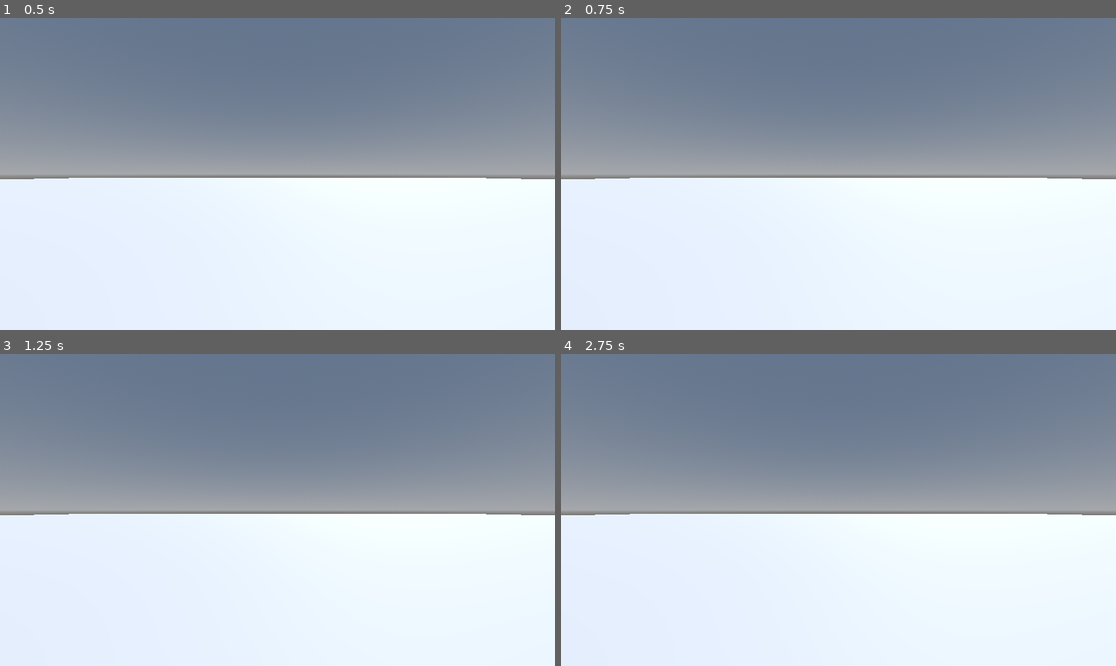
Above: before the commit, frames 1-4 (two rows, left to right).
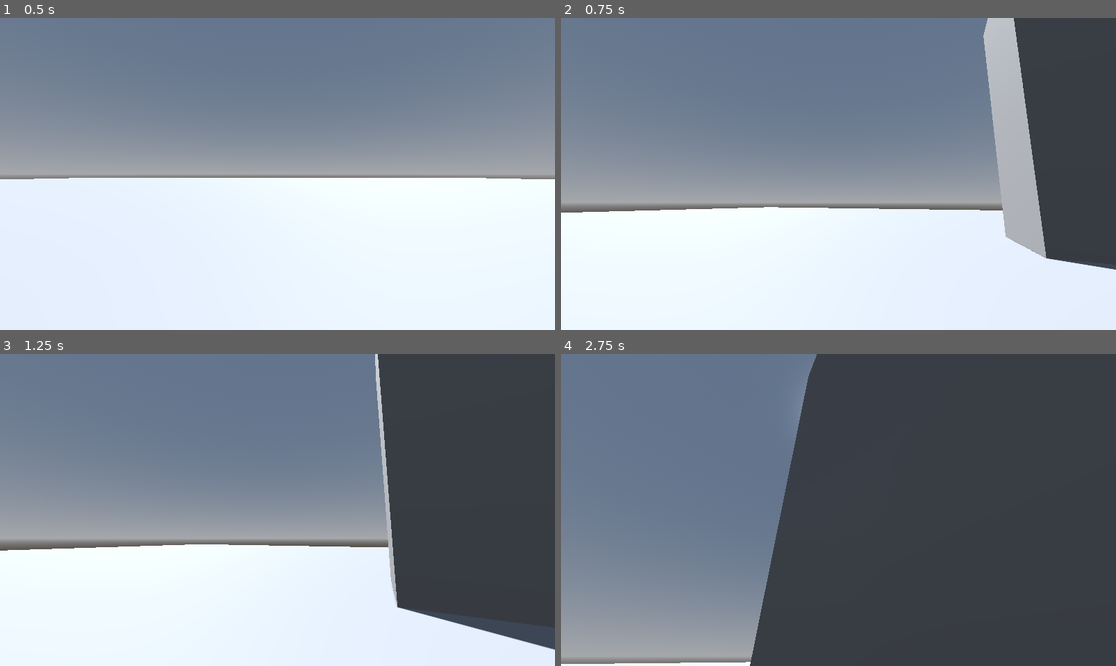
Above: after the commit, the same moments.

Repository: ogilliland/godot-asynchronous-reprojection
Game: Godot game, scene res://scenes/game.tscn
Two runs of this game, one before a commit and one after it. Both use one fixed random seed, a clock stepped at 60 frames per second and the inputs below.
Inputs (mouse positions are in pixels of both pictures, inside the frame that each line leads up to):
- Up to frame 1 (0.5 s): no input
- Up to frame 2 (0.75 s): tap Enter at 0.5 s; move the mouse to (960, 158) at 0.52 s; hold Right (move_right, bound only after the commit) from 0.53 s (still down); tap Space (jump, bound only after the commit) at 0.6 s
- Up to frame 3 (1.25 s): keep holding Right (move_right, bound only after the commit); tap Space (jump, bound only after the commit) at 0.77, 1.07 s
- Up to frame 4 (2.75 s): move the mouse to (727, 525) at 1.27 s; release Right (move_right, bound only after the commit) at 1.28 s; hold Down (move_back, bound only after the commit) 1.28-2.03 s; tap Space (jump, bound only after the commit) at 1.35, 1.52, 1.82, 2.1 s; move the mouse to (894, 441) at 2.02 s; hold Right (move_right, bound only after the commit) from 2.03 s (still down)

Frame 1 is identical in both runs. In frame 2, 27% of the frame differs, in the area x 0-100%, y 0-81%; in frame 3, 36%; in frame 4, 85%, in the area x 0-100%, y 0-100%.

Commit message:
Add first-person character controller

Diff:
--- a/project.godot
+++ b/project.godot
@@ -14,3 +14,35 @@
 run/main_scene="res://scenes/game.tscn"
 config/features=PackedStringArray("4.0", "Forward Plus")
 config/icon="res://icon.svg"
+
+[input]
+
+move_forward={
+"deadzone": 0.5,
+"events": [Object(InputEventKey,"resource_local_to_scene":false,"resource_name":"","device":0,"window_id":0,"alt_pressed":false,"shift_pressed":false,"ctrl_pressed":false,"meta_pressed":false,"pressed":false,"keycode":4194320,"physical_keycode":0,"unicode":0,"echo":false,"script":null)
+, Object(InputEventKey,"resource_local_to_scene":false,"resource_name":"","device":0,"window_id":0,"alt_pressed":false,"shift_pressed":false,"ctrl_pressed":false,"meta_pressed":false,"pressed":false,"keycode":87,"physical_keycode":0,"unicode":0,"echo":false,"script":null)
+]
+}
+move_back={
+"deadzone": 0.5,
+"events": [Object(InputEventKey,"resource_local_to_scene":false,"resource_name":"","device":0,"window_id":0,"alt_pressed":false,"shift_pressed":false,"ctrl_pressed":false,"meta_pressed":false,"pressed":false,"keycode":4194322,"physical_keycode":0,"unicode":0,"echo":false,"script":null)
+, Object(InputEventKey,"resource_local_to_scene":false,"resource_name":"","device":0,"window_id":0,"alt_pressed":false,"shift_pressed":false,"ctrl_pressed":false,"meta_pressed":false,"pressed":false,"keycode":83,"physical_keycode":0,"unicode":0,"echo":false,"script":null)
+]
+}
+move_left={
+"deadzone": 0.5,
+"events": [Object(InputEventKey,"resource_local_to_scene":false,"resource_name":"","device":0,"window_id":0,"alt_pressed":false,"shift_pressed":false,"ctrl_pressed":false,"meta_pressed":false,"pressed":false,"keycode":4194319,"physical_keycode":0,"unicode":0,"echo":false,"script":null)
+, Object(InputEventKey,"resource_local_to_scene":false,"resource_name":"","device":0,"window_id":0,"alt_pressed":false,"shift_pressed":false,"ctrl_pressed":false,"meta_pressed":false,"pressed":false,"keycode":65,"physical_keycode":0,"unicode":0,"echo":false,"script":null)
+]
+}
+move_right={
+"deadzone": 0.5,
+"events": [Object(InputEventKey,"resource_local_to_scene":false,"resource_name":"","device":0,"window_id":0,"alt_pressed":false,"shift_pressed":false,"ctrl_pressed":false,"meta_pressed":false,"pressed":false,"keycode":4194321,"physical_keycode":0,"unicode":0,"echo":false,"script":null)
+, Object(InputEventKey,"resource_local_to_scene":false,"resource_name":"","device":0,"window_id":0,"alt_pressed":false,"shift_pressed":false,"ctrl_pressed":false,"meta_pressed":false,"pressed":false,"keycode":68,"physical_keycode":0,"unicode":0,"echo":false,"script":null)
+]
+}
+jump={
+"deadzone": 0.5,
+"events": [Object(InputEventKey,"resource_local_to_scene":false,"resource_name":"","device":0,"window_id":0,"alt_pressed":false,"shift_pressed":false,"ctrl_pressed":false,"meta_pressed":false,"pressed":false,"keycode":32,"physical_keycode":0,"unicode":0,"echo":false,"script":null)
+]
+}
--- a/scenes/game.tscn
+++ b/scenes/game.tscn
@@ -16,6 +16,9 @@
 
 [sub_resource type="BoxMesh" id="BoxMesh_4cpch"]
 size = Vector3(100, 1, 100)
+
+[sub_resource type="BoxMesh" id="BoxMesh_n5ij8"]
+size = Vector3(4, 10, 4)
 
 [node name="Game" type="Node3D"]
 
@@ -38,3 +41,7 @@
 [node name="MeshInstance3D" type="MeshInstance3D" parent="Floor"]
 transform = Transform3D(1, 0, 0, 0, 1, 0, 0, 0, 1, 0, -0.5, 0)
 mesh = SubResource("BoxMesh_4cpch")
+
+[node name="Box" type="MeshInstance3D" parent="."]
+transform = Transform3D(1, 0, 0, 0, 1, 0, 0, 0, 1, 10, 5, 5)
+mesh = SubResource("BoxMesh_n5ij8")
--- a/scenes/player.tscn
+++ b/scenes/player.tscn
@@ -1,10 +1,13 @@
-[gd_scene load_steps=3 format=3 uid="uid://j11xbmpqg2iv"]
+[gd_scene load_steps=4 format=3 uid="uid://j11xbmpqg2iv"]
+
+[ext_resource type="Script" path="res://scripts/player.gd" id="1_3o5ee"]
 
 [sub_resource type="CapsuleShape3D" id="CapsuleShape3D_jar8a"]
 
 [sub_resource type="CapsuleMesh" id="CapsuleMesh_nyorw"]
 
 [node name="Player" type="CharacterBody3D"]
+script = ExtResource("1_3o5ee")
 
 [node name="CollisionShape3D" type="CollisionShape3D" parent="."]
 transform = Transform3D(1, 0, 0, 0, 1, 0, 0, 0, 1, 0, 1, 0)
@@ -14,5 +17,7 @@
 transform = Transform3D(1, 0, 0, 0, 1, 0, 0, 0, 1, 0, 1, 0)
 mesh = SubResource("CapsuleMesh_nyorw")
 
-[node name="Camera3D" type="Camera3D" parent="."]
+[node name="RotationHelper" type="Node3D" parent="."]
 transform = Transform3D(1, 0, 0, 0, 1, 0, 0, 0, 1, 0, 1, 0)
+
+[node name="Camera3D" type="Camera3D" parent="RotationHelper"]
--- /dev/null
+++ b/scripts/player.gd
@@ -0,0 +1,83 @@
+extends CharacterBody3D
+
+const ACCEL : int = 8
+const DEACCEL : int = 16
+const SPEED : float= 5.0
+const JUMP_VELOCITY : float = 4.5
+
+var vel := Vector3(0, 0, 0)
+var dir := Vector3(0, 0, 0)
+var mouse_sensitivity : float = 0.25
+
+# Get the gravity from the project settings to be synced with RigidBody nodes.
+var gravity = ProjectSettings.get_setting("physics/3d/default_gravity")
+
+@onready var rotation_helper : Node = get_node("RotationHelper")
+@onready var world_camera : Node = get_node("RotationHelper/Camera3D")
+
+
+func _ready() -> void:
+	Input.set_mouse_mode(Input.MOUSE_MODE_CAPTURED)
+
+
+func _physics_process(delta: float) -> void:
+	_process_input(delta)
+	_process_movement(delta)
+
+
+func _process_input(delta: float) -> void:
+	# Walking
+	dir = Vector3()
+	var cam_transform = world_camera.get_global_transform()
+
+	var movement_input = Vector2(
+		Input.get_action_strength("move_right") - Input.get_action_strength("move_left"),
+		Input.get_action_strength("move_forward") - Input.get_action_strength("move_back")
+	).normalized()
+
+	dir += -cam_transform.basis.z * movement_input.y
+	dir += cam_transform.basis.x * movement_input.x
+
+	# Jumping
+	if is_on_floor() and Input.is_action_just_pressed("jump"):
+		velocity.y = JUMP_VELOCITY
+
+	# Capture / free cursor
+	if Input.is_action_just_pressed("ui_cancel"):
+		if Input.get_mouse_mode() == Input.MOUSE_MODE_VISIBLE:
+			Input.set_mouse_mode(Input.MOUSE_MODE_CAPTURED)
+		else:
+			Input.set_mouse_mode(Input.MOUSE_MODE_VISIBLE)
+
+
+func _process_movement(delta: float) -> void:
+	dir.y = 0
+	dir = dir.normalized()
+
+	velocity.y -= delta * gravity
+
+	var hvel = velocity
+	hvel.y = 0
+
+	var target = dir * SPEED
+
+	var accel
+	if dir.dot(hvel) > 0:
+		accel = ACCEL
+	else:
+		accel = DEACCEL
+
+	hvel = hvel.lerp(target, accel * delta)
+	velocity.x = hvel.x
+	velocity.z = hvel.z
+	move_and_slide()
+
+
+func _input(event: InputEvent) -> void:
+	if event is InputEventMouseMotion and Input.get_mouse_mode() == Input.MOUSE_MODE_CAPTURED:
+		rotation_helper.rotate_x(deg_to_rad(event.relative.y * mouse_sensitivity * -1))
+		self.rotate_y(deg_to_rad(event.relative.x * mouse_sensitivity * -1))
+
+		var camera_rot = rotation_helper.rotation
+		camera_rot.x = clamp(camera_rot.x, -0.5*PI, 0.5*PI)
+		rotation_helper.rotation = camera_rot
Not shown: 1 places in scenes/game.tscn that only renumber resources
